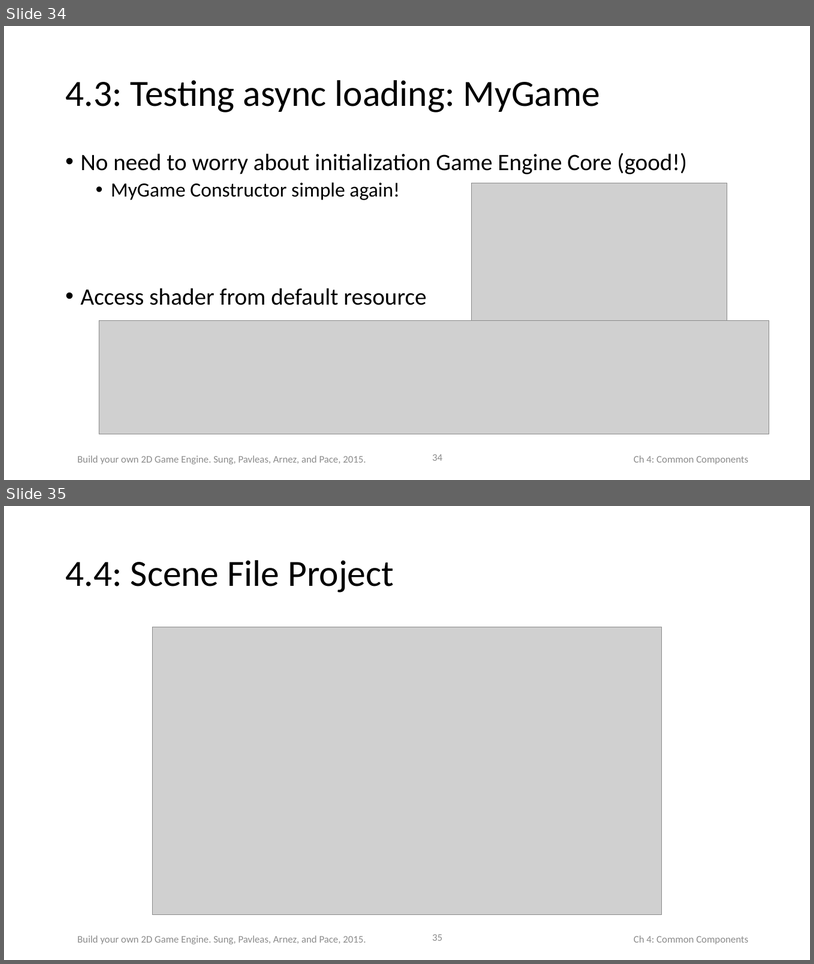
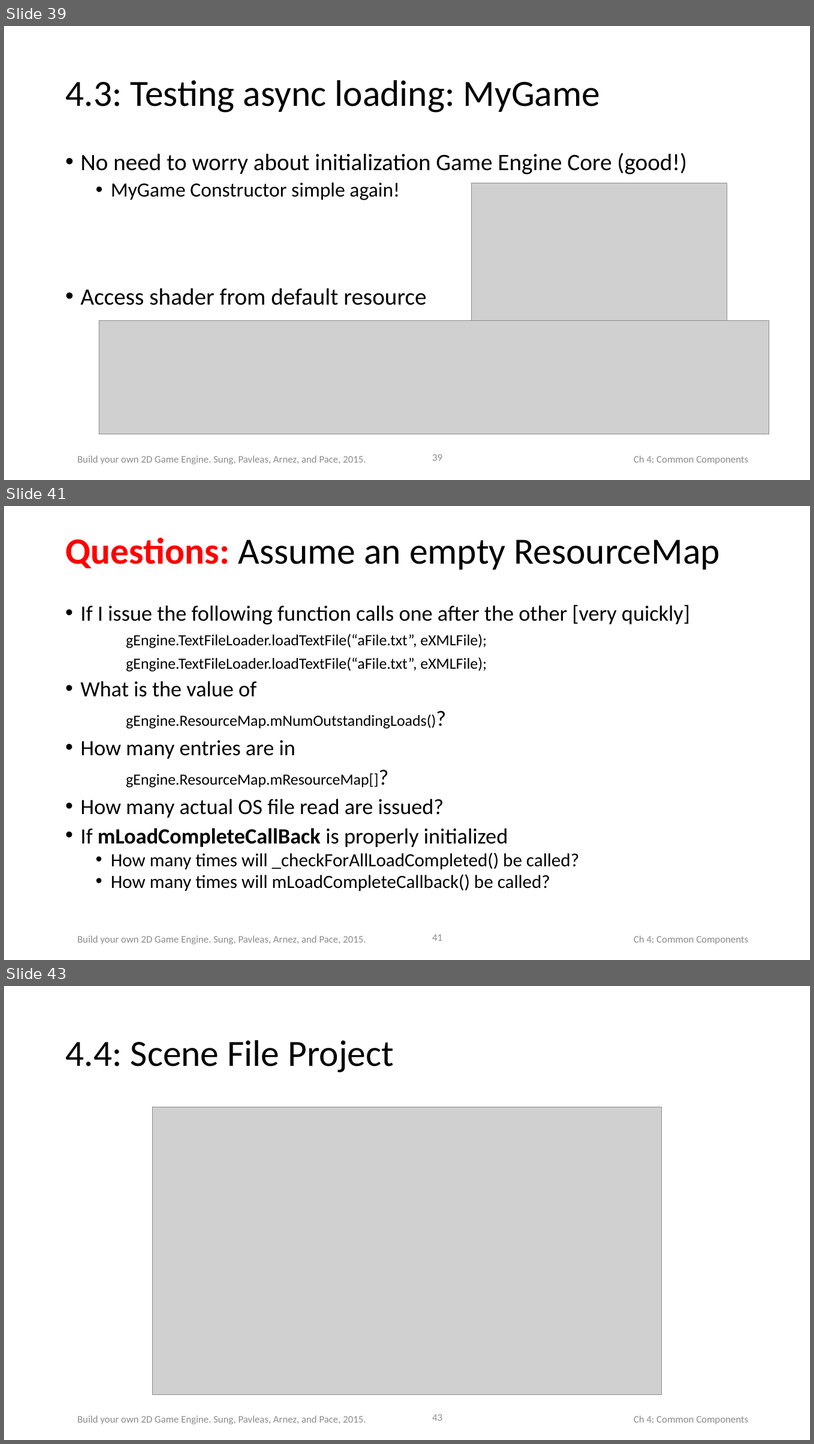
Before and after one commit to HTML5GameEngineGroup/html5engine, a slide deck: Book-PPT/Chap4.pptx. Shown one above the other, each under a label of ours: slides 34 and 35 before the commit, slides 39, 41 and 43 after it; the slides between them are not shown. The pictures are 814x964 and 814x1444 pixels, drawn with LibreOffice and Linux fonts; fonts in the diff are those of the drawing; grey boxes stand for pictures. Boxes give left, top, right and bottom in pixels: in the first picture for what was removed or moved away, otherwise in the second. Text is boxed around its words. In the diff, an @@ line names an element or a change of style, - is before the commit and + after.

```diff
--- a/Book-PPT/Chap4.pptx
+++ b/Book-PPT/Chap4.pptx
@@ slide 41 added at (4,506,810,960), background #FFFFFF; not listed: 3 template elements that a slide beside it also shows @@
@@ title added at (65,537,720,570), 44 pt, text #000000 @@
+Questions: Assume an empty ResourceMap
@@ text added at (81,604,690,891), 18.5 pt, text #000000 @@
+• If I issue the following function calls one after the other [very quickly]
+gEngine.TextFileLoader.loadTextFile(“aFile.txt”, eXMLFile);
+gEngine.TextFileLoader.loadTextFile(“aFile.txt”, eXMLFile);
+• What is the value of
+gEngine.ResourceMap.mNumOutstandingLoads()?
+• How many entries are in
+gEngine.ResourceMap.mResourceMap[]?
+• How many actual OS file read are issued?
+• If mLoadCompleteCallBack is properly initialized
+  • How many times will _checkForAllLoadCompleted() be called?
+  • How many times will mLoadCompleteCallback() be called?
@@ what was slide 34 is now slide 39 @@
@@ page number at (432,454,443,460): text changed @@
-34
+39
@@ what was slide 35 is now slide 43 @@
@@ page number at (432,1414,443,1420): text changed @@
-35
+43
```
Also in this commit, not shown: 4 slides changed, 9 other slides added, 17 other files.
